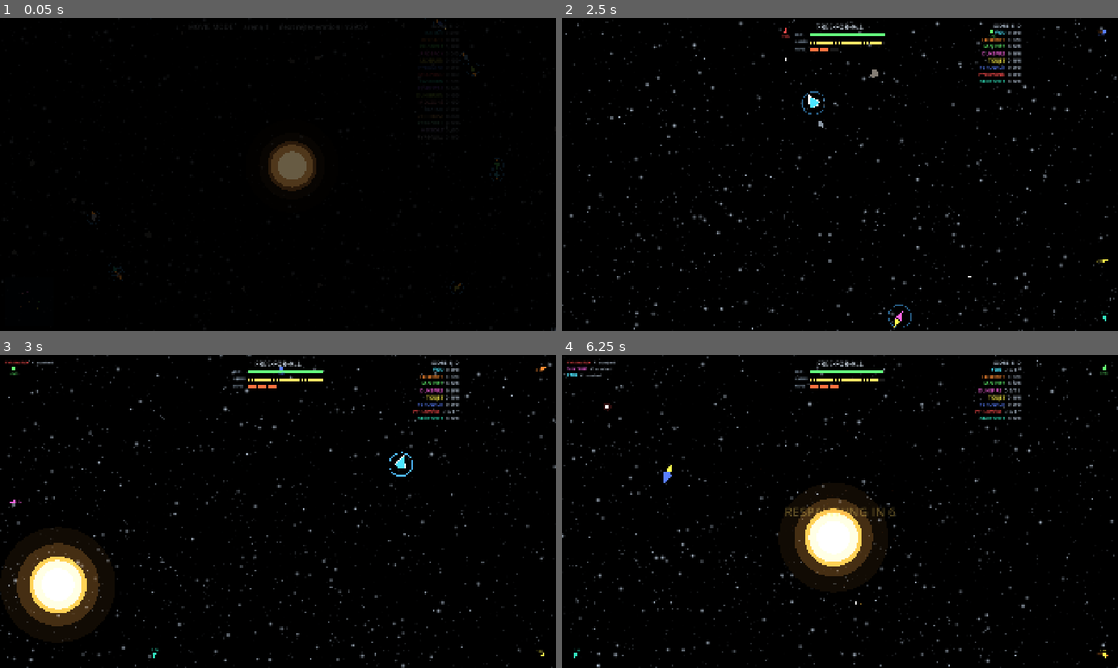
Above: before the commit, frames 1-4 (two rows, left to right).
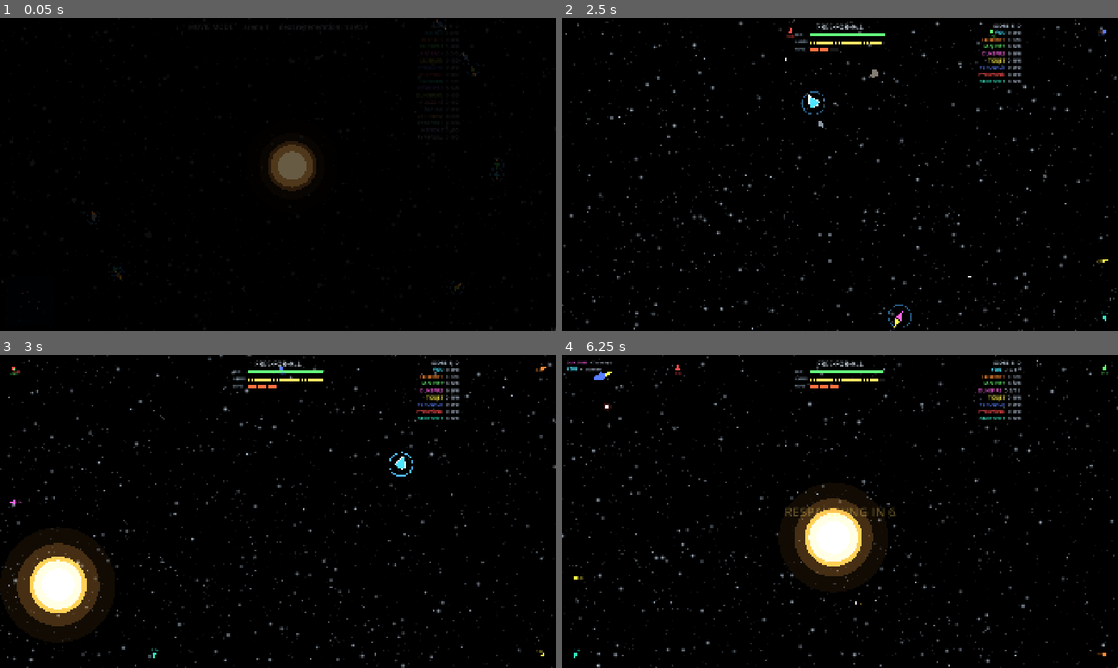
Above: after the commit, the same moments.

Repository: CryptoJones/XSpaceWar-AI
Game: Godot game, scene res://src/ui/main.tscn
Two runs of this game, one before a commit and one after it. Both use one fixed random seed, a clock stepped at 60 frames per second and the inputs below.
Inputs (mouse positions are in pixels of both pictures, inside the frame that each line leads up to):
- Up to frame 1 (0.05 s): no input
- Up to frame 2 (2.5 s): tap Enter at 0.5 s; move the mouse to (962, 158) at 0.52 s; hold D 0.53-1.25 s; tap Shift at 0.6 s; click (962, 158) at 0.67 s; tap Space at 0.77, 2.27 s; click "PLAY — Skirmish vs AI" at 1.25 s; move the mouse to (728, 190) at 2.02 s; hold S from 2.03 s (still down); tap M at 2.1 s
- Up to frame 3 (3 s): move the mouse to (333, 442) at 2.77 s; release S at 2.78 s; hold D from 2.78 s (still down); hold Enter from 2.78 s (still down)
- Up to frame 4 (6.25 s): move the mouse to (812, 574) at 3.52 s; release D at 3.53 s; release Enter at 3.53 s; hold W 3.53-4.28 s; tap Tab at 3.6 s; click (812, 574) at 3.67 s; tap Space at 3.77, 4.52, 5.27 s; move the mouse to (1006, 558) at 4.27 s; hold A 4.28-5.78 s; tap P at 4.35 s; move the mouse to (673, 464) at 5.02 s; tap F at 5.1 s; move the mouse to (867, 511) at 5.77 s; hold S from 5.78 s (still down); tap Shift at 5.85 s; click (867, 511) at 5.92 s

Frame 1 is identical in both runs. In frame 2, less than 0.1% of the frame differs, in the area x 39-42%, y 3-7%; in frame 3, 0.2%; in frame 4, 0.4%, in the area x 0-99%, y 2-97%.

Commit message:
AI: timid pilots mine their escape route when chased
Defensive tail-mining was gated to brawler/opportunist personalities;
it now also triggers for low-aggression pilots (any personality) at a
higher drop rate — chasing a coward through its breadcrumbs should
hurt. Deepens the roam/aggression temperament system.

Co-Authored-By: Claude Fable 5 <noreply@anthropic.com>

Diff:
--- a/src/gameplay/ai/bot_controller.gd
+++ b/src/gameplay/ai/bot_controller.gd
@@ -326,9 +326,12 @@
 			ship.in_fire = true
 
 	# Defensive mining: brawlers and opportunists drop one when an enemy is
-	# hot on their tail.
+	# hot on their tail — and timid pilots (low aggression) mine their escape
+	# route eagerly: chasing a coward through their breadcrumbs should hurt.
+	var timid := aggression <= 35
 	if ship.mines > 0 and ship.mine_cooldown <= 0.0 \
-			and (personality == Personality.BRAWLER or personality == Personality.OPPORTUNIST):
+			and (timid or personality == Personality.BRAWLER
+				or personality == Personality.OPPORTUNIST):
 		for other in world.ships:
 			if other.id == ship.id or not other.alive:
 				continue
@@ -336,7 +339,7 @@
 				continue
 			var rel := other.pos - ship.pos
 			if rel.length() < 380.0 and rel.dot(ship.facing()) < -0.3 * rel.length():
-				if _rng.randf() < 0.04:
+				if _rng.randf() < (0.09 if timid else 0.04):
 					ship.in_mine = true
 				break
 
--- a/tests/run_tests.gd
+++ b/tests/run_tests.gd
@@ -30,6 +30,7 @@
 	_test_pick_duel()
 	_test_bot_character()
 	_test_ai_temperament()
+	_test_timid_mining()
 	_test_mines()
 	_test_pickups()
 	_test_match_stats()
@@ -514,6 +515,29 @@
 	_check("ai: aggression 1 flees from nearby ships", want.dot(away) > 0.4,
 		"dot=%.2f" % want.dot(away))
 
+func _test_timid_mining() -> void:
+	# A timid pilot (aggression 1) of a personality OUTSIDE the old
+	# brawler/opportunist gate mines its escape route when chased.
+	var w := SimWorld.new(SimConfig.from_seed(31337))
+	var runner := w.add_ship()
+	var chaser := w.add_ship()
+	runner.pos = Vector2(4000, 0)
+	runner.mines = 3
+	runner.spawn_grace = 0.0
+	chaser.spawn_grace = 0.0
+	var bot := BotController.new(w, runner.id, BotController.Difficulty.ACE,
+		BotController.Personality.SNIPER, 50, 1)
+	var dt := 1.0 / 60.0
+	for _i in range(600):
+		chaser.pos = runner.pos - runner.facing() * 200.0  # glued to the tail
+		chaser.vel = runner.vel
+		bot.update(dt)
+		w.step(dt)
+		if not w.mines.is_empty():
+			break
+	_check("ai: timid pilots mine their escape route", not w.mines.is_empty(),
+		"mines=%d after chase" % w.mines.size())
+
 func _test_mines() -> void:
 	var cfg := SimConfig.from_seed(11)
 	cfg.wrap_edges = false
